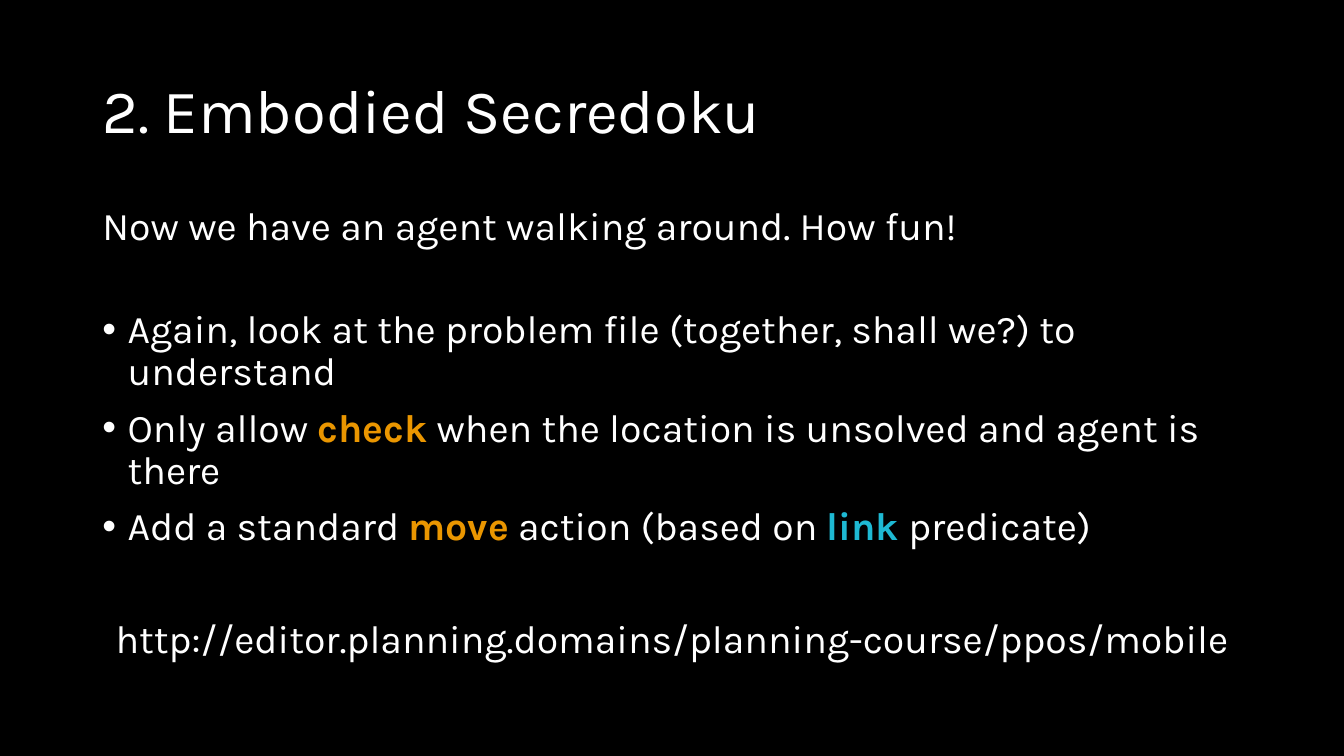
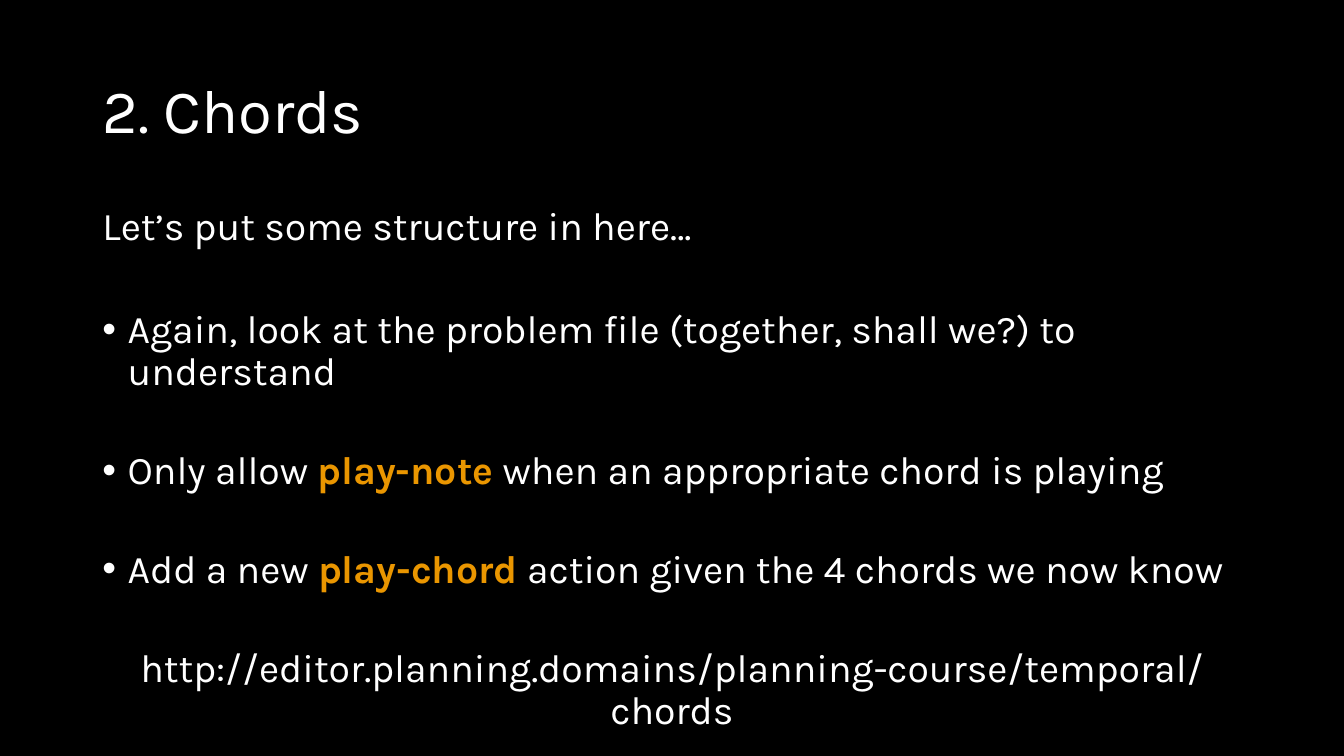
Before and after one commit to AI-Planning/modeling-in-pddl, a slide deck: slide 12 of exercises/cisc-813/temporal/slides.pptx (slide 10 before the commit). Drawn at 1344x756 pixels with LibreOffice and Linux fonts; fonts in the diff are those of the drawing. Boxes give left, top, right and bottom in pixels: in the first picture for what was removed or moved away, otherwise in the second. Text is boxed around its words. In the diff, an @@ line names an element or a change of style, - is before the commit and + after.

Commit message:
Finished the slide deck for the temporal exercise.

```diff
--- a/exercises/cisc-813/temporal/slides.pptx
+++ b/exercises/cisc-813/temporal/slides.pptx
@@ title at [102,91,364,134]: text changed @@
-2. Embodied Secredoku
+2. Chords
@@ text at [102,213,691,250]: text changed @@
-Now we have an agent walking around. How fun!
+Let’s put some structure in here…
@@ text at [128,457,1223,692]: text changed @@
-• Only allow check when the location is unsolved and agent is there
-• Add a standard move action (based on link predicate)
-http://editor.planning.domains/planning-course/ppos/mobile
+• Only allow play-note when an appropriate chord is playing
+• Add a new play-chord action given the 4 chords we now know
+http://editor.planning.domains/planning-course/temporal/chords
```
Also in this commit, not shown: 9 other slides changed, 6 slides added, 3 slides removed.
